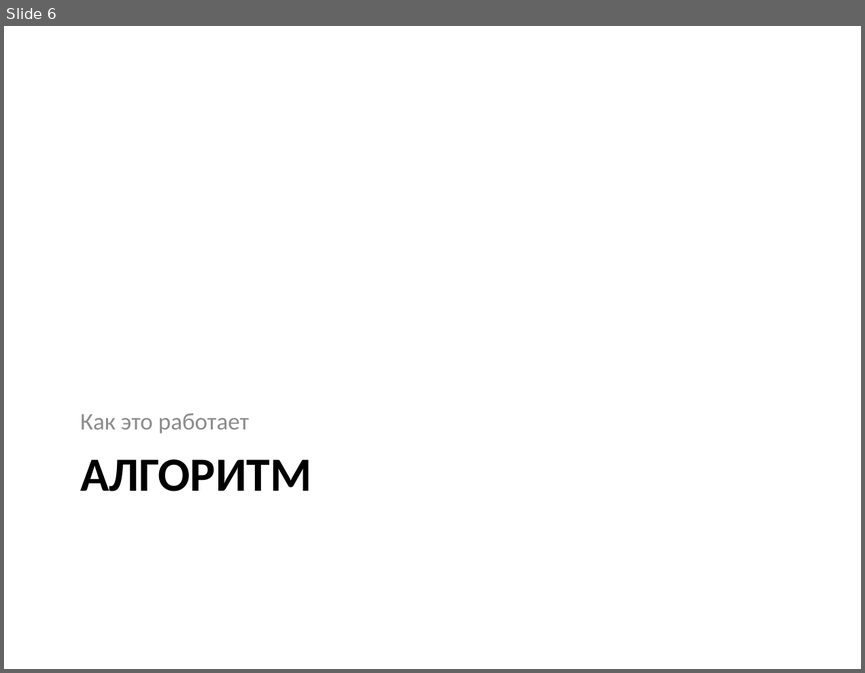
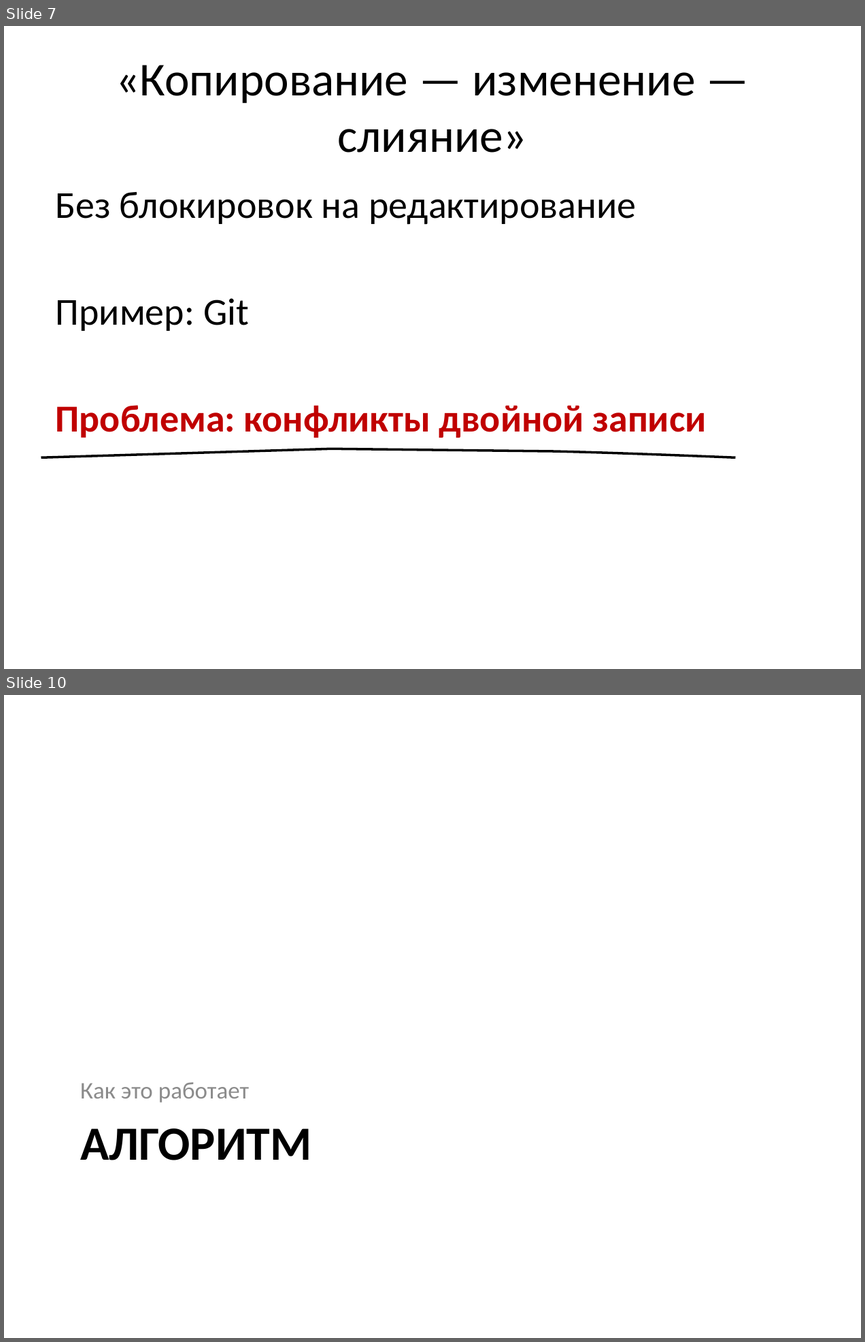
Before and after one commit to mikhail-putilov/archive, a slide deck: ВКР Путилов М.Ю. Презентация.pptx. Shown one above the other, each under a label of ours: slide 6 before the commit, slides 7 and 10 after it; the slides between them are not shown. The pictures are 865x673 and 865x1342 pixels, drawn with LibreOffice and Linux fonts; fonts in the diff are those of the drawing. Boxes give left, top, right and bottom in pixels: in the first picture for what was removed or moved away, otherwise in the second. Text is boxed around its words. In the diff, an @@ line names an element or a change of style, - is before the commit and + after.

```diff
--- a/ВКР Путилов М.Ю. Презентация.pptx
+++ b/ВКР Путилов М.Ю. Презентация.pptx
@@ slide 7 added at box(4, 26, 861, 669), background #FFFFFF @@
@@ title added at box(116, 65, 695, 152), 39.6 pt, text #000000 @@
+«Копирование — изменение — слияние»
@@ text added at box(56, 192, 706, 437), 32 pt, text #000000 @@
+Без блокировок на редактирование
+Пример: Git
+Проблема: конфликты двойной записи
@@ freeform shape added at box(41, 448, 735, 457), outline #000000 2 pt @@
@@ what was slide 6 is now slide 10 @@
```
Also in this commit, not shown: 5 slides changed, 15 other slides added, 20 slides removed, 17 other files.
